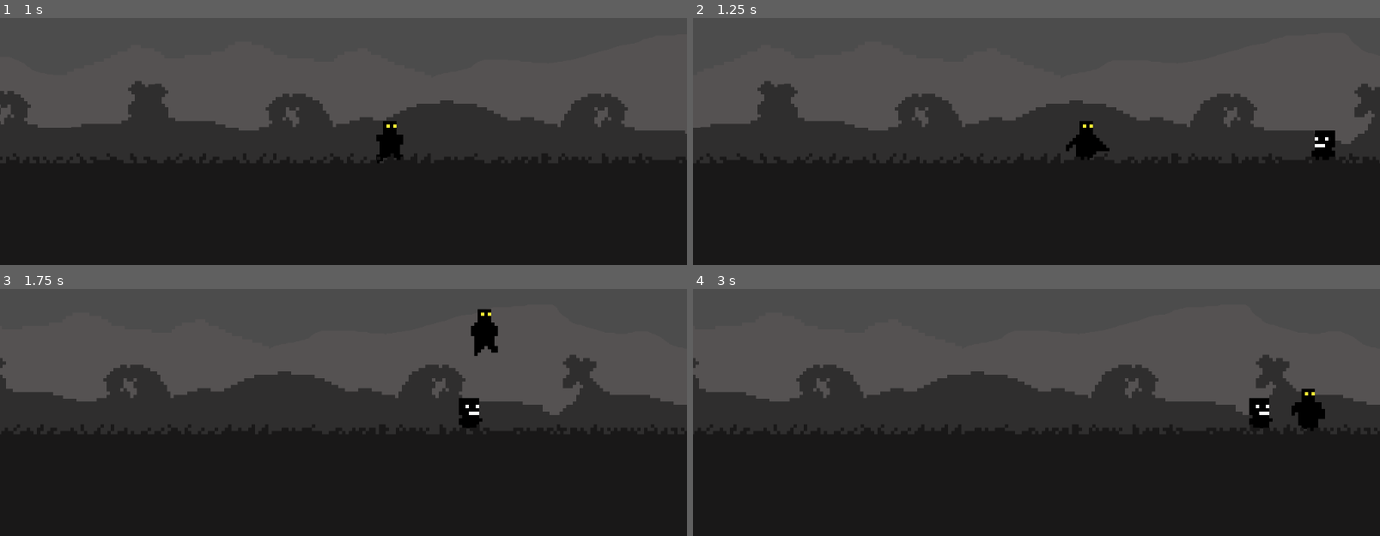
Above: before the commit, frames 1-4 (two rows, left to right).
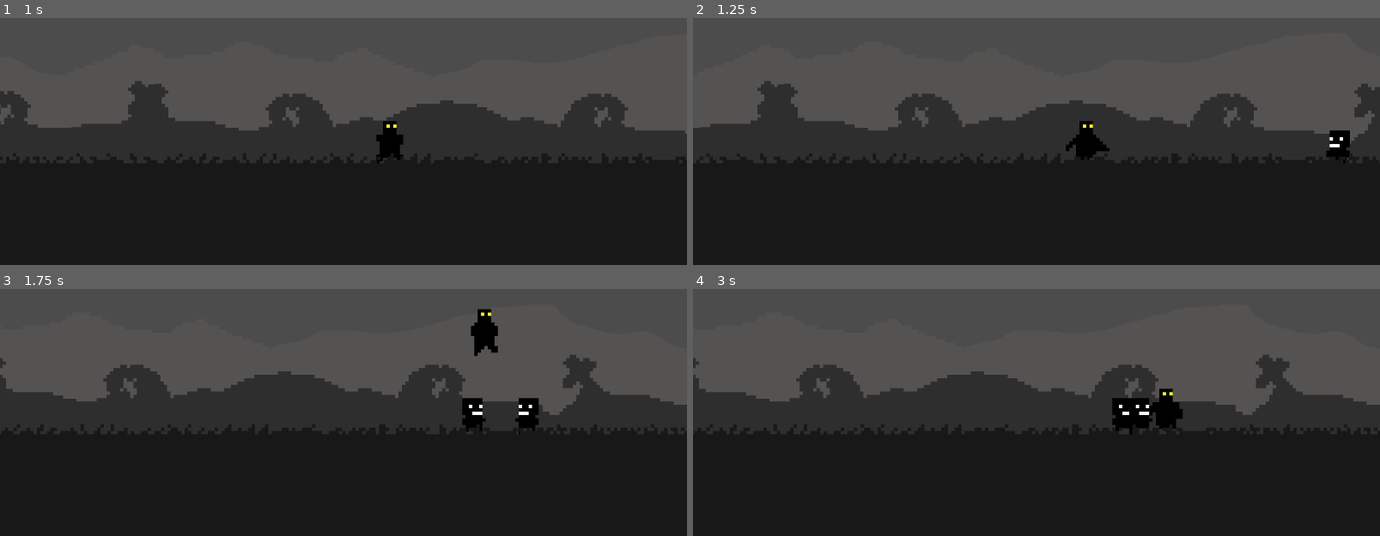
Above: after the commit, the same moments.

Repository: renzoventura/Shade
Game: Godot game, scene res://Scenes/Level/TemplateLevel.tscn
The game is run twice, just before and just after one commit, with the same random seed, the same clock (stepped at 60 frames per second) and the same inputs.
Inputs:
- Up to frame 1 (1 s): tap Enter at 0.5 s; hold D (right) from 0.53 s (still down); tap , (attack) at 0.6 s; tap W (jump) at 0.77 s
- Up to frame 2 (1.25 s): keep holding D (right)
- Up to frame 3 (1.75 s): keep holding D (right); tap Shift (dash) at 1.35 s; tap W (jump) at 1.52 s
- Up to frame 4 (3 s): release D (right) at 2.03 s; hold A (left) 2.03-2.78 s; tap , (attack) at 2.1 s; hold D (right) from 2.78 s (still down); tap Shift (dash) at 2.85 s

Frame 1 is identical in both runs. In frame 2, 0.5% of the frame differs, in the area x 90-96%, y 45-59%; in frame 3, 0.5%; in frame 4, 2.0%, in the area x 61-92%, y 40-59%.

Commit message:
Added enemy variety stats

Diff:
--- a/Scenes/Level/GameState.gd
+++ b/Scenes/Level/GameState.gd
@@ -1,19 +1,25 @@
 extends Node2D
 
+
+
+onready var timer = $Timer
+var can_spawn = true
+var rightSpawnPoint = Vector2(2021.296,-76.711)
+var leftSpawnPoint = Vector2(-2250.726,-68.302)
+var spawn_points = [rightSpawnPoint, leftSpawnPoint]
+
 func _ready():
-	pass
+	timer.start()
 
 func _process(delta):
 	generate_enemies()
 
-var rightSpawnPoint = Vector2(2021.296,-76.711)
-var leftSpawnPoint = Vector2(-2250.726,-68.302)
-var spawn_points = [rightSpawnPoint, leftSpawnPoint]
 func get_number_off_enemies():
 	return get_node("Enemies").get_child_count();
 
 func generate_enemies():
-	if(get_number_off_enemies() < 1):
+	if(get_number_off_enemies() < 1 or can_spawn):
+		can_spawn = false
 		var enemy = preload("res://Scenes/Player/Enemy.tscn")
 		var enemyInstance = enemy.instance();
 		enemyInstance.position = get_spawn_point()
@@ -21,3 +27,7 @@
 
 func get_spawn_point():
 	return spawn_points[randi() % spawn_points.size()]
+
+func _on_Timer_timeout():
+	timer.start()
+	can_spawn = true
--- a/Scenes/Level/TemplateLevel.tscn
+++ b/Scenes/Level/TemplateLevel.tscn
@@ -102,3 +102,7 @@
 __meta__ = {
 "_edit_use_anchors_": false
 }
+
+[node name="Timer" type="Timer" parent="."]
+wait_time = 6.0
+[connection signal="timeout" from="Timer" to="." method="_on_Timer_timeout"]
--- a/Scenes/Player/Enemy.gd
+++ b/Scenes/Player/Enemy.gd
@@ -1,31 +1,35 @@
 extends KinematicBody2D
 
+var list_of_speed = [5, 10, 15, 30]
+var list_of_max_speed = [300, 500, 600, 1000]
 var motion = Vector2(0,0)
 var motion_up = Vector2(0,-1)
-var SPEED = 10;
+var SPEED = 5;
 var MAX_SPEED = 600
 var current_speed = 10;
 var JUMP_SPEED = 1800;
-var GRAVITY = 2000;
+var GRAVITY = 800;
 var MAX_FALL_SPEED = 3000
 var life = 3
-export(int) var ACCELERATION = 5
+var ACCELERATION = 5
+var HURT_JUMP_SPEED = -3000
+var HURT_SPEED = 400
+var is_moving = true
+
 var player
+onready var timer = $Timer
 
 func _ready():
 	set_physics_process(true)
-
-var is_animating = false;
+	SPEED = list_of_speed[randi() % list_of_speed.size()]
+	MAX_SPEED = list_of_max_speed[randi() % list_of_max_speed.size()]
 
 func _physics_process(delta):
 	apply_gravity()
 	player = get_tree().get_root().find_node("Player", true, false)
-
-	if(not is_animating):
-		if player != null:
-			chase_player(delta)
-		animate()
-	die()
+	if player != null and is_moving:
+		chase_player(delta)
+	animate()
 	move_and_slide(motion)
 
 func chase_player(delta):
@@ -33,7 +37,6 @@
 	var enemyDirection = 1
 	if(global_position > player.global_position):
 		enemyDirection = -1
-
 	if(current_speed <= MAX_SPEED):
 		current_speed += SPEED
 	motion.x = current_speed * enemyDirection
@@ -43,14 +46,16 @@
 	set_physics_process(true)
 
 func hurt(var is_facing_right):
-	is_animating = true
+	die()
+	timer.start()
+	is_moving = false
 	life -= 1
 	var direction = 1
-	if(global_position > player.global_position):
+	if(!is_facing_right):
 		direction = -1
-	motion.y -= 700
-	motion.x = 5000 * direction
-	is_animating = false
+	motion.y = HURT_JUMP_SPEED
+	motion.x = HURT_SPEED * direction
+
 
 func apply_gravity():
 	if is_on_floor() and motion.y > 0:
@@ -69,3 +74,6 @@
 func die():
 	if(life < 0):
 		queue_free()
+
+func _on_Timer_timeout():
+	is_moving = true
--- a/Scenes/Player/Enemy.tscn
+++ b/Scenes/Player/Enemy.tscn
@@ -42,7 +42,7 @@
 
 [node name="Enemy" type="KinematicBody2D"]
 collision_layer = 4
-collision_mask = 13
+collision_mask = 8
 script = ExtResource( 2 )
 
 [node name="CollisionShape2D" type="CollisionShape2D" parent="."]
@@ -58,3 +58,7 @@
 [node name="AnimationPlayer" type="AnimationPlayer" parent="Sprite"]
 anims/Walk = SubResource( 2 )
 anims/idle = SubResource( 3 )
+
+[node name="Timer" type="Timer" parent="."]
+wait_time = 0.3
+[connection signal="timeout" from="Timer" to="." method="_on_Timer_timeout"]
